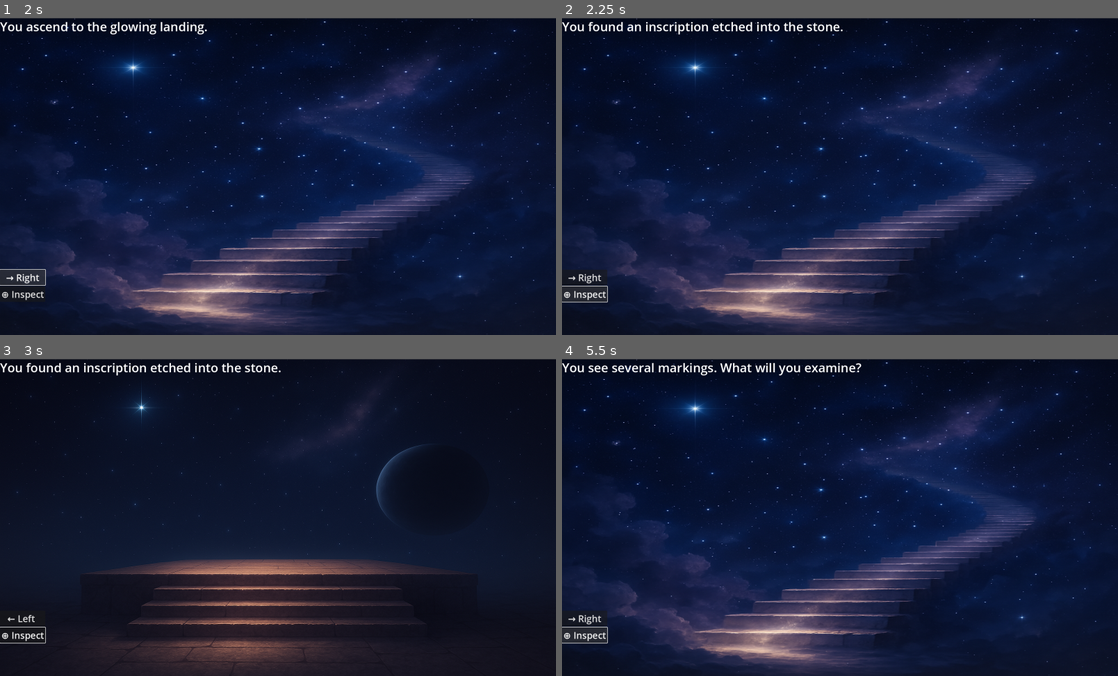
Above: before the commit, frames 1-4 (two rows, left to right).
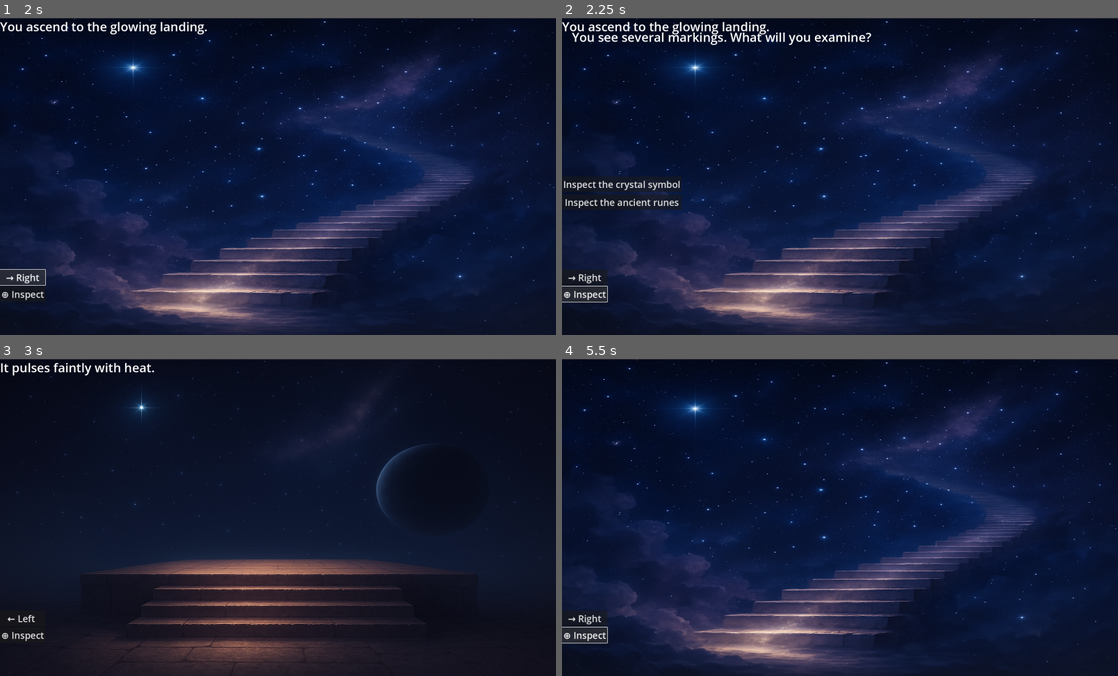
Above: after the commit, the same moments.

Repository: JDSalisbury/godot_Riviera
Game: Godot game, scene res://scenes/title_screen.tscn
Same seed, same stepped clock (60 frames per second), same inputs: the game is played once before the commit and once after it.
Inputs (mouse positions are in pixels of both pictures, inside the frame that each line leads up to):
- Up to frame 1 (2 s): click "New Game" at 0.5 s; click "→ Right" at 1.25 s
- Up to frame 2 (2.25 s): click "⊕ Inspect" at 2 s
- Up to frame 3 (3 s): click (61, 523) at 2.75 s, where only the run after the commit has a clickable "Inspect the crystal symbol"
- Up to frame 4 (5.5 s): click "← Left" at 3.5 s; click "← Left" at 4.25 s; click "⊕ Inspect" at 5 s

Frame 1 is identical in both runs. In frame 2, 2.5% of the frame differs, in the area x 0-56%, y 1-61%; in frame 3, 0.8%; in frame 4, 0.8%.

Commit message:
Fix lingering ChoiceBox UI without prematurely hiding dialog messages
- Removed $DialogBox.hide() call to prevent early message disappearance
- Kept $ChoiceBox.hide() during screen transitions to ensure clean UI
- Preserved message visibility while resolving choice-based UI issues

Diff:
--- a/data/screens.json
+++ b/data/screens.json
@@ -7,7 +7,17 @@
 				"next_screen": "landing"
 			},
 			"inspect": {
-				"message": "You found an inscription etched into the stone."
+				"message": "You see several markings. What will you examine?",
+				"options": [
+					{
+						"label": "Inspect the crystal symbol",
+						"message": "It pulses faintly with heat."
+					},
+					{
+						"label": "Inspect the ancient runes",
+						"message": "They're written in a lost celestial script."
+					}
+				]
 			}
 		}
 	},
--- a/scenes/look_screen.tscn
+++ b/scenes/look_screen.tscn
@@ -1,8 +1,9 @@
-[gd_scene load_steps=4 format=3 uid="uid://bbhmdadrbi7jp"]
+[gd_scene load_steps=5 format=3 uid="uid://bbhmdadrbi7jp"]
 
 [ext_resource type="Script" path="res://scripts/look_mode.gd" id="1_v67vj"]
 [ext_resource type="Texture2D" uid="uid://ckkx5408p4qp4" path="res://assets/backgrounds/stairway.png" id="2_uduft"]
 [ext_resource type="PackedScene" uid="uid://bgcd6ws0ujfge" path="res://ui/dialog_box.tscn" id="3_rbmg6"]
+[ext_resource type="PackedScene" uid="uid://dmpjsmvn5molj" path="res://ui/choice_box.tscn" id="4_m202n"]
 
 [node name="LookScreen" type="Control"]
 layout_mode = 3
@@ -57,3 +58,6 @@
 text = "⊕ Inspect"
 
 [node name="DialogBox" parent="." instance=ExtResource("3_rbmg6")]
+
+[node name="ChoiceBox" parent="." instance=ExtResource("4_m202n")]
+position = Vector2(499, 416)
--- a/scripts/choice_box.gd
+++ b/scripts/choice_box.gd
@@ -1,29 +1,29 @@
 extends CanvasLayer
 
-@onready var label = $Panel/Label
+@onready var label = $Panel/MainMessage
 @onready var options_list = $Panel/OptionsList
 
-var on_option_selected: Callable = func(_): pass
+var on_option_selected: Callable
 
 func show_options(prompt: String, options: Array, callback: Callable):
-    label.text = prompt
-    on_option_selected = callback
+	label.text = prompt
+	on_option_selected = callback
 
-    # Clear old buttons
-    for child in options_list.get_children():
-        child.queue_free()
+	# Clear old buttons
+	for child in options_list.get_children():
+		child.queue_free()
 
-    # Add new buttons
-    for option in options:
-        var btn = Button.new()
-        btn.text = option.label
-        btn.pressed.connect(func():
-            hide()
-            on_option_selected.call(option)
-        )
-        options_list.add_child(btn)
+	# Add new buttons
+	for option in options:
+		var btn = Button.new()
+		btn.text = option.label
+		btn.pressed.connect(func():
+			hide()
+			on_option_selected.call(option)
+		)
+		options_list.add_child(btn)
 
-    show()
+	show()
 
 func _ready():
-    hide()
+	hide()
--- a/scripts/look_mode.gd
+++ b/scripts/look_mode.gd
@@ -1,7 +1,7 @@
 extends Control
 
-var screens = {}               # Loaded from screens.json
-var current_screen = "start"   # Initial screen
+var screens = {} # Loaded from screens.json
+var current_screen = "start" # Initial screen
 
 # Load and connect buttons on ready
 func _ready():
@@ -34,6 +34,7 @@
 		push_error("Unknown screen: " + screen_name)
 		return
 
+
 	current_screen = screen_name
 	var data = screens[screen_name]
 
@@ -57,9 +58,24 @@
 	var screen_data = screens.get(current_screen, {})
 	var trigger_data = screen_data.get("triggers", {}).get(direction, {})
 
+	if trigger_data.has("options"):
+		var options = trigger_data["options"]
+		$ChoiceBox.show_options(
+			trigger_data.get("message", "Choose an option:"),
+			options,
+			func(option_data):
+				# Show the selected option’s message
+				if option_data.has("message"):
+					$DialogBox.show_message(option_data["message"])
+				# (Future: handle unlocks, flags, etc.)
+		)
+		return
+
 	if trigger_data.has("message"):
 		$DialogBox.show_message(trigger_data["message"])
 
 	if trigger_data.has("next_screen"):
 		await get_tree().create_timer(1.5).timeout
+
+		$ChoiceBox.hide()
 		load_screen(trigger_data["next_screen"])
--- a/ui/choice_box.tscn
+++ b/ui/choice_box.tscn
@@ -1,3 +1,32 @@
-[gd_scene format=3 uid="uid://dmpjsmvn5molj"]
+[gd_scene load_steps=3 format=3 uid="uid://dmpjsmvn5molj"]
 
-[node name="ChoiceBox" type="Node2D"]
+[ext_resource type="Script" path="res://scripts/choice_box.gd" id="1_egy1a"]
+
+[sub_resource type="Theme" id="Theme_56hyh"]
+Button/font_sizes/font_size = 30
+
+[node name="ChoiceBox" type="CanvasLayer"]
+script = ExtResource("1_egy1a")
+
+[node name="Panel" type="Panel" parent="."]
+anchors_preset = 14
+anchor_top = 0.5
+anchor_right = 1.0
+anchor_bottom = 0.5
+grow_horizontal = 2
+grow_vertical = 2
+theme = SubResource("Theme_56hyh")
+
+[node name="MainMessage" type="Label" parent="Panel"]
+layout_mode = 1
+offset_left = 32.0
+offset_top = -478.0
+offset_right = 33.0
+offset_bottom = -423.0
+theme_override_font_sizes/font_size = 40
+
+[node name="OptionsList" type="VBoxContainer" parent="Panel"]
+layout_mode = 0
+offset_right = 40.0
+offset_bottom = 40.0
+theme_override_constants/separation = 8
